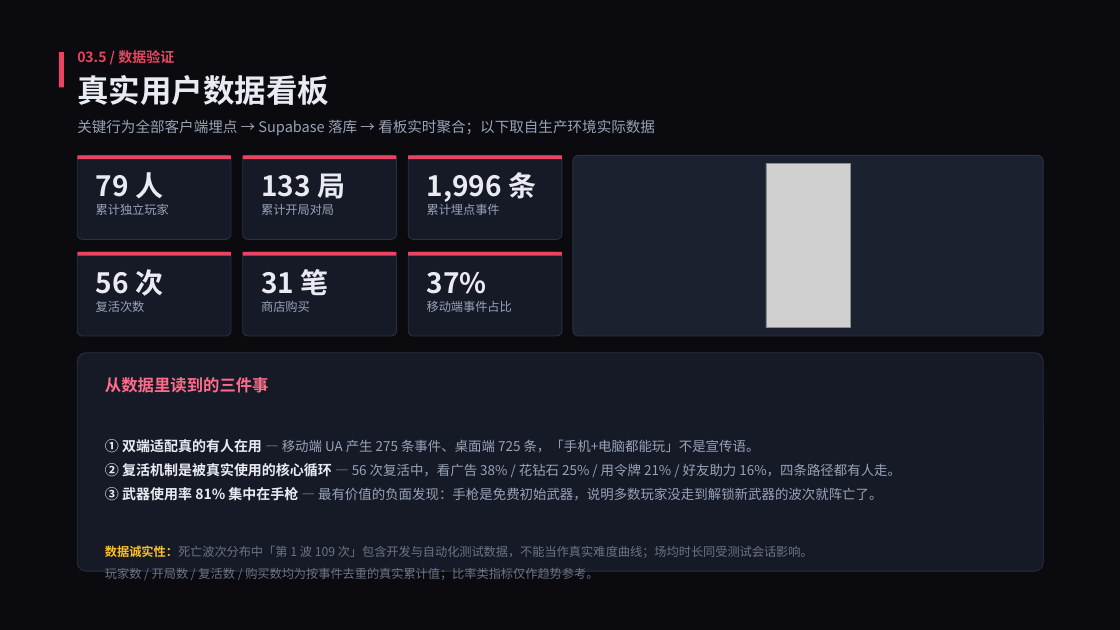
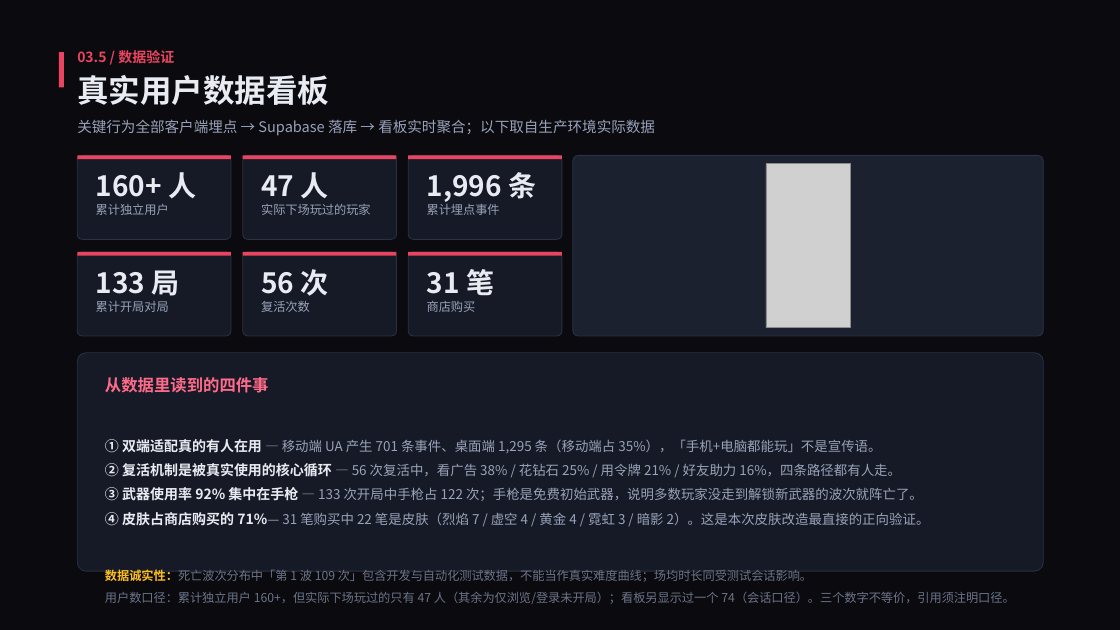
Before and after one commit to AAA-Geeker/Survival-Arena---, a slide deck: slide 11 of portfolio/生存竞技场-武器皮肤分析与创意策划案.pptx. Drawn at 1120x630 pixels with LibreOffice and Linux fonts; fonts in the diff are those of the drawing; grey boxes stand for pictures. Boxes give left, top, right and bottom in pixels: in the first picture for what was removed or moved away, otherwise in the second. Text is boxed around its words. In the diff, an @@ line names an element or a change of style, - is before the commit and + after.

Commit message:
fix: 修正作品集数据指标的统计口径错误
核对生产 Supabase 数据时发现三处之前写错的数字，全部更正：

1. 用户数口径错误：此前写"79 名独立玩家"，实为单页(1000行)统计的产物。
   全量分页核对后为 160+ 独立用户，其中实际下场玩过的仅 47 人。
   已在指标卡与诚实性说明中显式区分三种口径(160+ 用户 / 47 下场 / 看板74会话)。
2. 移动端占比 37% → 35%（701/1996，此前分母也是单页）
3. 武器手枪占比 81% → 92%（122/133 开局；81% 来自看板另一分母）

同时补充一条新的正向数据：皮肤占商店购买的 71%（22/31 笔），
是本次皮肤改造最直接的效果验证。对应标题改为"四件事"。

所有数字均已用分页全量拉取的方式逐项核验。

```diff
--- a/portfolio/生存竞技场-武器皮肤分析与创意策划案.pptx
+++ b/portfolio/生存竞技场-武器皮肤分析与创意策划案.pptx
@@ text at [96, 172, 196, 199]: text changed @@
-79 人
+160+ 人
@@ text at [261, 172, 329, 199]: text changed @@
-133 局
+47 人
@@ text at [96, 204, 169, 215]: text changed @@
-累计独立玩家
+累计独立用户
@@ text at [261, 204, 371, 215]: text changed @@
-累计开局对局
+实际下场玩过的玩家
@@ text added at [96, 270, 180, 296], 24 pt, text #E8EBF2, bold @@
+133 局
@@ 4 texts: place and size @@
-4 texts at [96, 269, 329, 312]
+4 texts at [261, 269, 494, 312]
@@ text removed at [427, 272, 487, 294] @@
-37%
@@ text added at [96, 301, 169, 312], 10.5 pt, text #98A2B8 @@
+累计开局对局
@@ text removed at [427, 301, 512, 312] @@
-移动端事件占比
@@ text at [105, 377, 881, 453]: text changed @@
-从数据里读到的三件事
-① 双端适配真的有人在用 — 移动端 UA 产生 275 条事件、桌面端 725 条，「手机+电脑都能玩」不是宣传语。
+从数据里读到的四件事
+① 双端适配真的有人在用 — 移动端 UA 产生 701 条事件、桌面端 1,295 条（移动端占 35%），「手机+电脑都能玩」不是宣传语。
@@ text at [105, 487, 930, 526]: text changed @@
-③ 武器使用率 81% 集中在手枪 — 最有价值的负面发现：手枪是免费初始武器，说明多数玩家没走到解锁新武器的波次就阵亡了。
+③ 武器使用率 92% 集中在手枪 — 133 次开局中手枪占 122 次；手枪是免费初始武器，说明多数玩家没走到解锁新武器的波次就阵亡了。
+④ 皮肤占商店购买的 71%— 31 笔购买中 22 笔是皮肤（烈焰 7 / 虚空 4 / 黄金 4 / 霓虹 3 / 暗影 2）。这是本次皮肤改造最直接的正向验证。
@@ text at [105, 592, 1014, 604]: text changed @@
-玩家数 / 开局数 / 复活数 / 购买数均为按事件去重的真实累计值；比率类指标仅作趋势参考。
+用户数口径：累计独立用户 160+，但实际下场玩过的只有 47 人（其余为仅浏览/登录未开局）；看板另显示过一个 74（会话口径）。三个数字不等价，引用须注明口径。
```
Also in this commit, not shown: 1 other slide changed, 3 other files.
